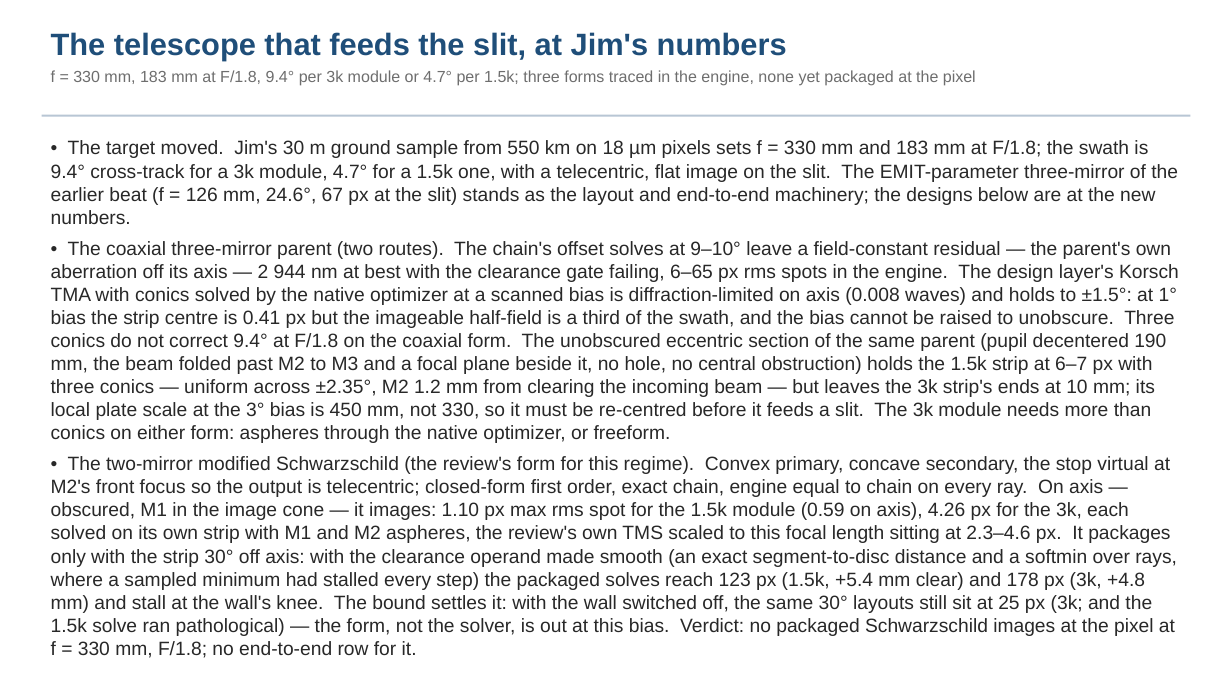
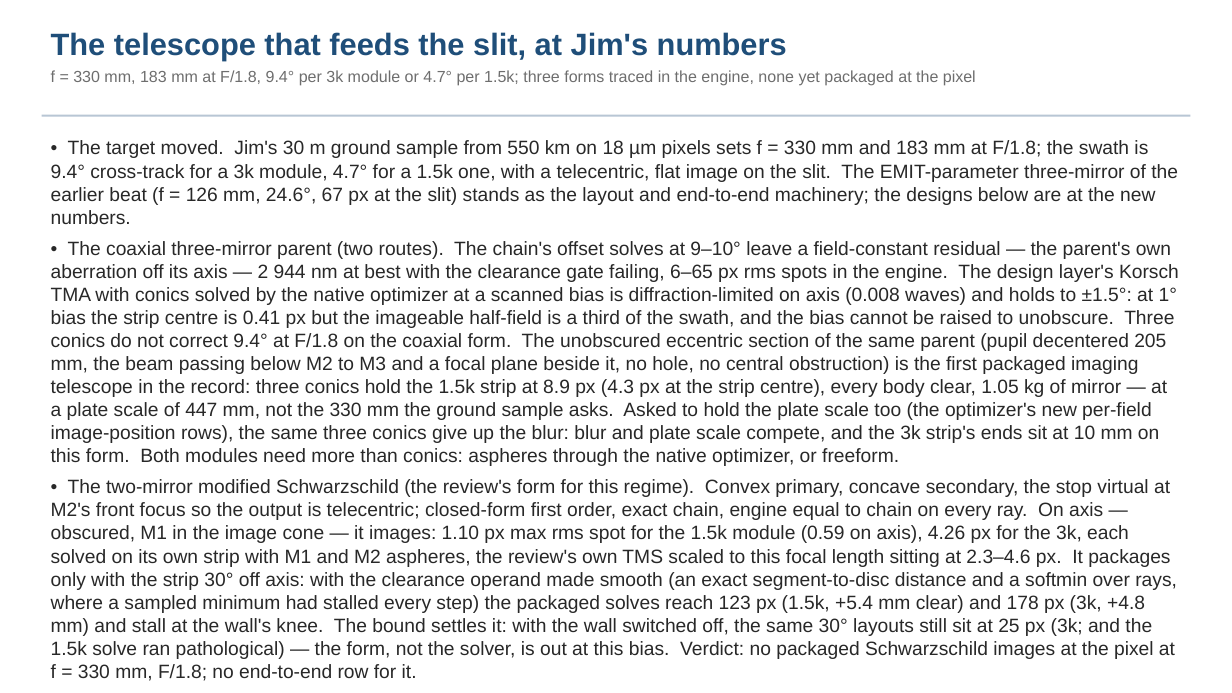
Before and after one commit to nasa-jpl/macos, a slide deck: slide 27 of demo_session/deck_dyson.pptx. Drawn at 1232x693 pixels with LibreOffice and Linux fonts; fonts in the diff are those of the drawing; background and template pictures are left out. Boxes give left, top, right and bottom in pixels: in the first picture for what was removed or moved away, otherwise in the second. Text is boxed around its words. In the diff, an @@ line names an element or a change of style, - is before the commit and + after.

```diff
--- a/demo_session/deck_dyson.pptx
+++ b/demo_session/deck_dyson.pptx
@@ text at bbox=[51, 241, 1179, 466]: text changed @@
-• The coaxial three-mirror parent (two routes). The chain's offset solves at 9–10° leave a field-constant residual — the parent's own aberration off its axis — 2 944 nm at best with the clearance gate failing, 6–65 px rms spots in the engine. The design layer's Korsch TMA with conics solved by the native optimizer at a scanned bias is diffraction-limited on axis (0.008 waves) and holds to ±1.5°: at 1° bias the strip centre is 0.41 px but the imageable half-field is a third of the swath, and the bias cannot be raised to unobscure. Three conics do not correct 9.4° at F/1.8 on the coaxial form. The unobscured eccentric section of the same parent (pupil decentered 190 mm, the beam folded past M2 to M3 and a focal plane beside it, no hole, no central obstruction) holds the 1.5k strip at 6–7 px with three conics — uniform across ±2.35°, M2 1.2 mm from clearing the incoming beam — but leaves the 3k strip's ends at 10 mm; its local plate scale at the 3° bias is 450 mm, not 330, so it must be re-centred before it feeds a slit. The 3k module needs more than conics on either form: aspheres through the native optimizer, or freeform.
+• The coaxial three-mirror parent (two routes). The chain's offset solves at 9–10° leave a field-constant residual — the parent's own aberration off its axis — 2 944 nm at best with the clearance gate failing, 6–65 px rms spots in the engine. The design layer's Korsch TMA with conics solved by the native optimizer at a scanned bias is diffraction-limited on axis (0.008 waves) and holds to ±1.5°: at 1° bias the strip centre is 0.41 px but the imageable half-field is a third of the swath, and the bias cannot be raised to unobscure. Three conics do not correct 9.4° at F/1.8 on the coaxial form. The unobscured eccentric section of the same parent (pupil decentered 205 mm, the beam passing below M2 to M3 and a focal plane beside it, no hole, no central obstruction) is the first packaged imaging telescope in the record: three conics hold the 1.5k strip at 8.9 px (4.3 px at the strip centre), every body clear, 1.05 kg of mirror — at a plate scale of 447 mm, not the 330 mm the ground sample asks. Asked to hold the plate scale too (the optimizer's new per-field image-position rows), the same three conics give up the blur: blur and plate scale compete, and the 3k strip's ends sit at 10 mm on this form. Both modules need more than conics: aspheres through the native optimizer, or freeform.
```
Also in this commit, not shown: 2 other slides changed, 2 other files.
